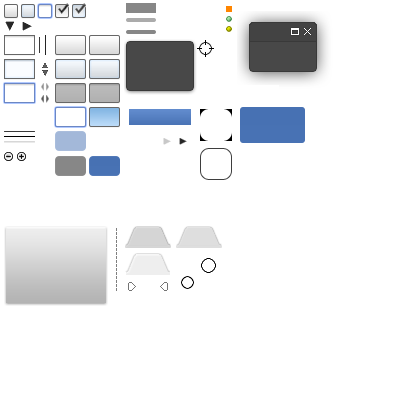
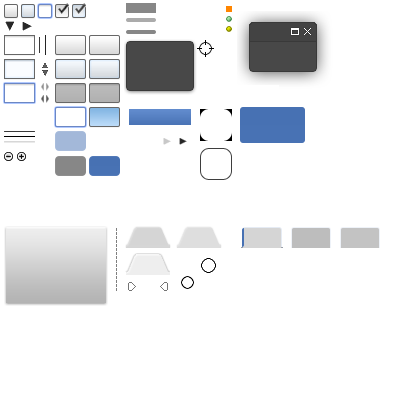
Two versions of the same layered image (400px x 400px). Layer-by-layer changes:
added group "Tabs" with 7 layers in group "source" over [241, 227, 380, 248]
added group "Inactive" (2nd of 2, in "source" › "Tabs") with 2 layers in group "Tabs" over [291, 227, 380, 248]
added layer "Enter" (2nd of 2, in "source" › "Tabs" › "Inactive") in group "Inactive" over [340, 227, 380, 248]
added layer "Leave" (2nd of 2, in "source" › "Tabs" › "Inactive") in group "Inactive" over [291, 227, 331, 248]
added group "Active" (2nd of 2, in "source" › "Tabs") with 3 layers in group "Tabs" over [241, 227, 283, 248]
added layer "Прямоугольник, скругл. углы 3" (2nd of 2, in "source" › "Tabs" › "Active") in group "Active" over [242, 228, 244, 247]
added layer "Слой 8" (2nd of 2, in "source" › "Tabs" › "Active") in group "Active" over [241, 247, 283, 248]
added layer "Прямоугольник, скругл. углы 2" (2nd of 2, in "source" › "Tabs" › "Active") in group "Active" over [242, 227, 282, 248]
painted on "Слой 0 копия" over [125, 226, 222, 248]
